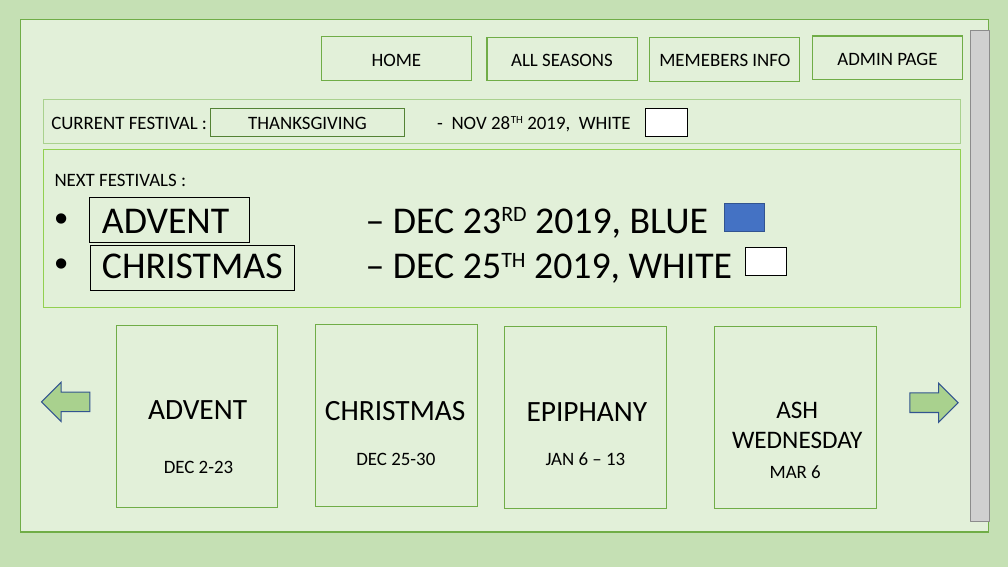
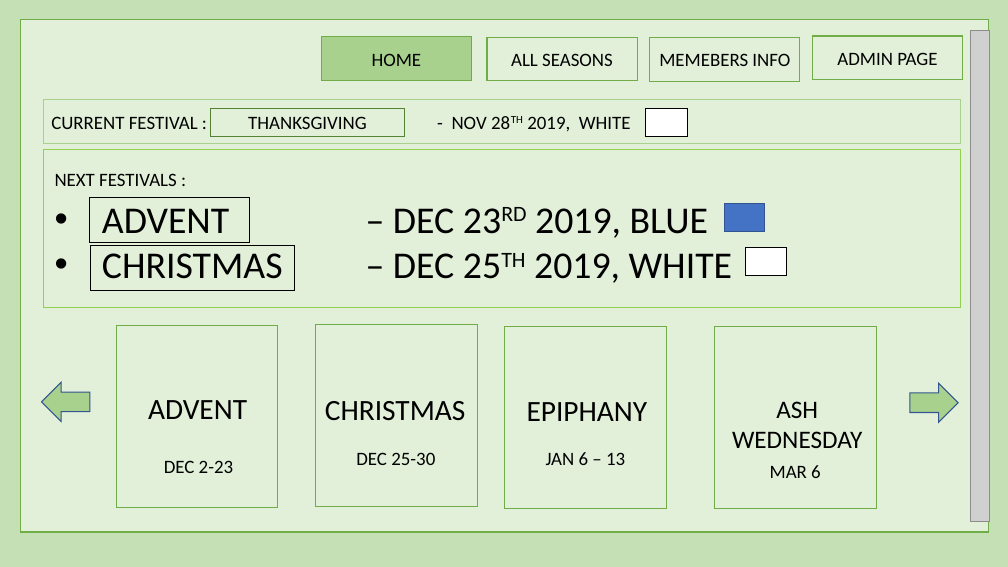
Before and after one commit to harishvavilala/Betterhappo, a slide deck: slide 3 of Powerpoints/BannerManagment.pptx. Drawn at 1008x567 pixels with LibreOffice and Linux fonts; fonts in the diff are those of the drawing; grey boxes stand for pictures. Boxes give left, top, right and bottom in pixels: in the first picture for what was removed or moved away, otherwise in the second. Text is boxed around its words. In the diff, an @@ line names an element or a change of style, - is before the commit and + after.

```diff
--- a/Powerpoints/BannerManagment.pptx
+++ b/Powerpoints/BannerManagment.pptx
@@ rectangle "HOME" at [321, 37, 472, 81]: fill #E2F0D9 to #A9D18E @@
```
Also in this commit, not shown: 2 other slides changed, 1 slide removed.
